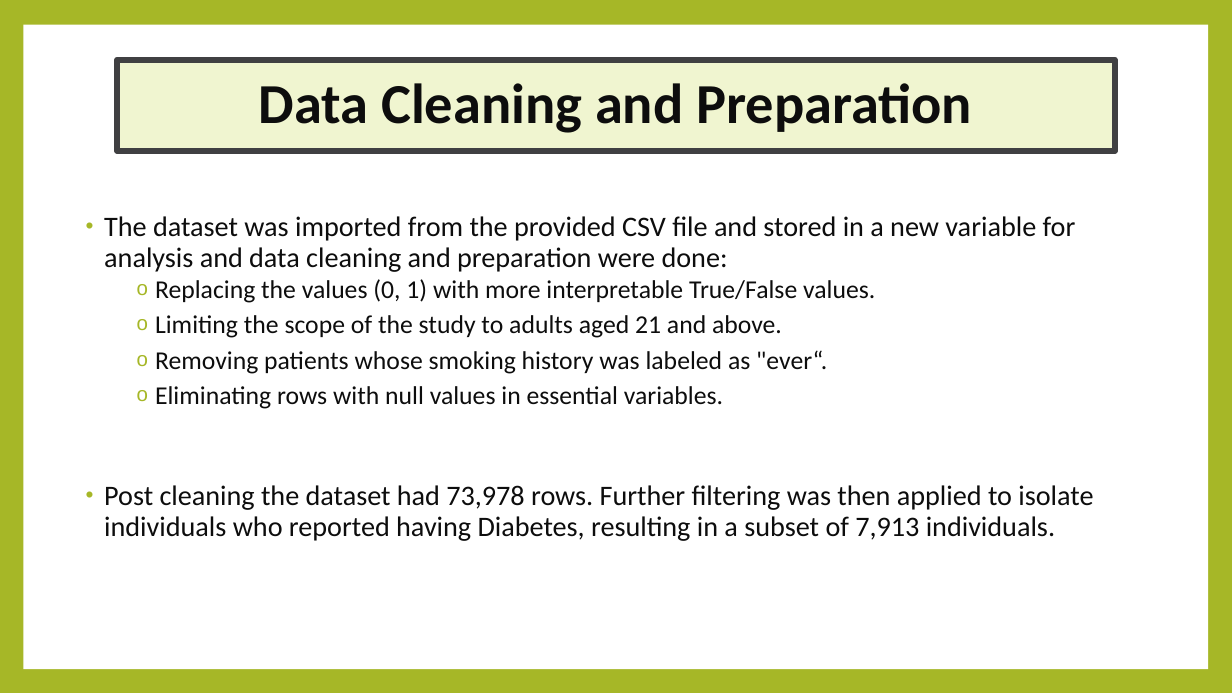
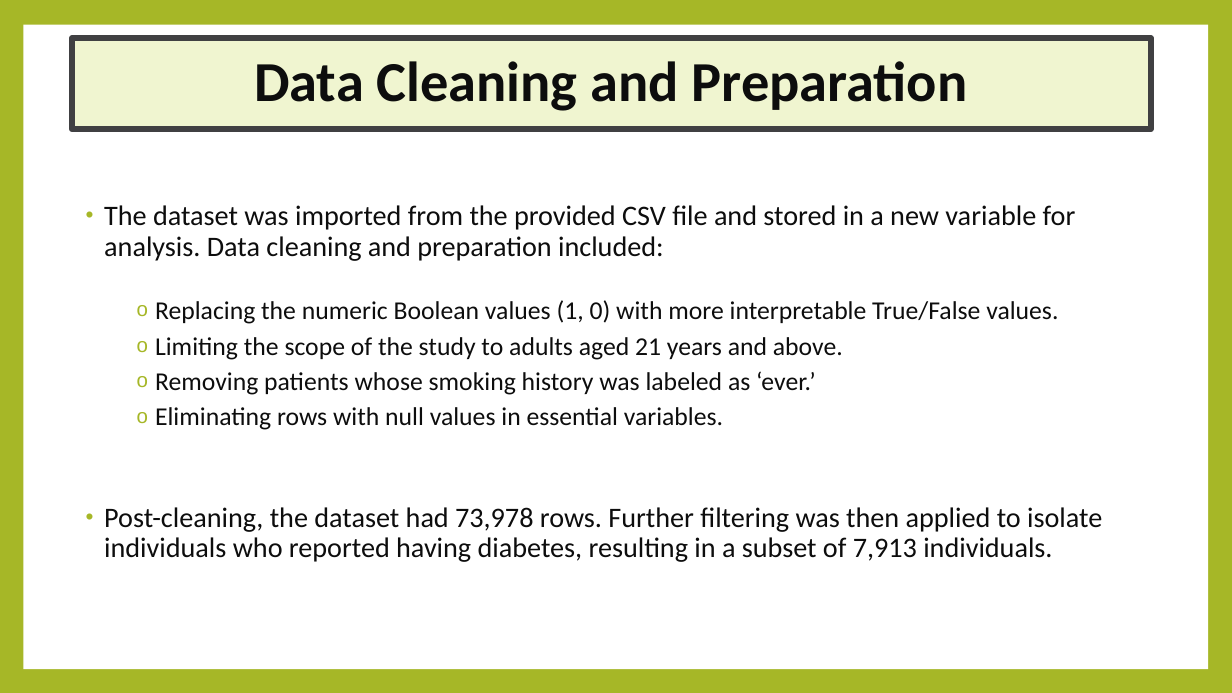
Before and after one commit to K01t0N/project-1, a slide deck: slide 4 of Exploring Potential Contributing Factors to Diabetes.pptx (slide 5 before the commit). Drawn at 1232x693 pixels with LibreOffice and Linux fonts; fonts in the diff are those of the drawing. Boxes give left, top, right and bottom in pixels: in the first picture for what was removed or moved away, otherwise in the second. Text is boxed around its words. In the diff, an @@ line names an element or a change of style, - is before the commit and + after.

```diff
--- a/Exploring Potential Contributing Factors to Diabetes.pptx
+++ b/Exploring Potential Contributing Factors to Diabetes.pptx
@@ title "Data Cleaning and Preparation": place and size @@
-title "Data Cleaning and Preparation" at [117,60,1116,152]
+title "Data Cleaning and Preparation" at [72,38,1152,129]
@@ text "The dataset was imported from ...": place and size @@
-text "The dataset was imported from ..." at [104,216,1093,541]
+text "The dataset was imported from ..." at [104,205,1102,562]
@@ text at [104,205,1076,395]: text changed @@
-• The dataset was imported from the provided CSV file and stored in a new variable for analysis and data cleaning and preparation were done:
-    o Replacing the values (0, 1) with more interpretable True/False values.
-    o Limiting the scope of the study to adults aged 21 and above.
-    o Removing patients whose smoking history was labeled as "ever“.
+• The dataset was imported from the provided CSV file and stored in a new variable for analysis. Data cleaning and preparation included:
+    o Replacing the numeric Boolean values (1, 0) with more interpretable True/False values.
+    o Limiting the scope of the study to adults aged 21 years and above.
+    o Removing patients whose smoking history was labeled as ‘ever.’
@@ text at [104,507,1102,562]: text changed @@
-• Post cleaning the dataset had 73,978 rows. Further filtering was then applied to isolate individuals who reported having Diabetes, resulting in a subset of 7,913 individuals.
+• Post-cleaning, the dataset had 73,978 rows. Further filtering was then applied to isolate individuals who reported having diabetes, resulting in a subset of 7,913 individuals.
```
Also in this commit, not shown: 11 other slides changed, 2 slides removed.
